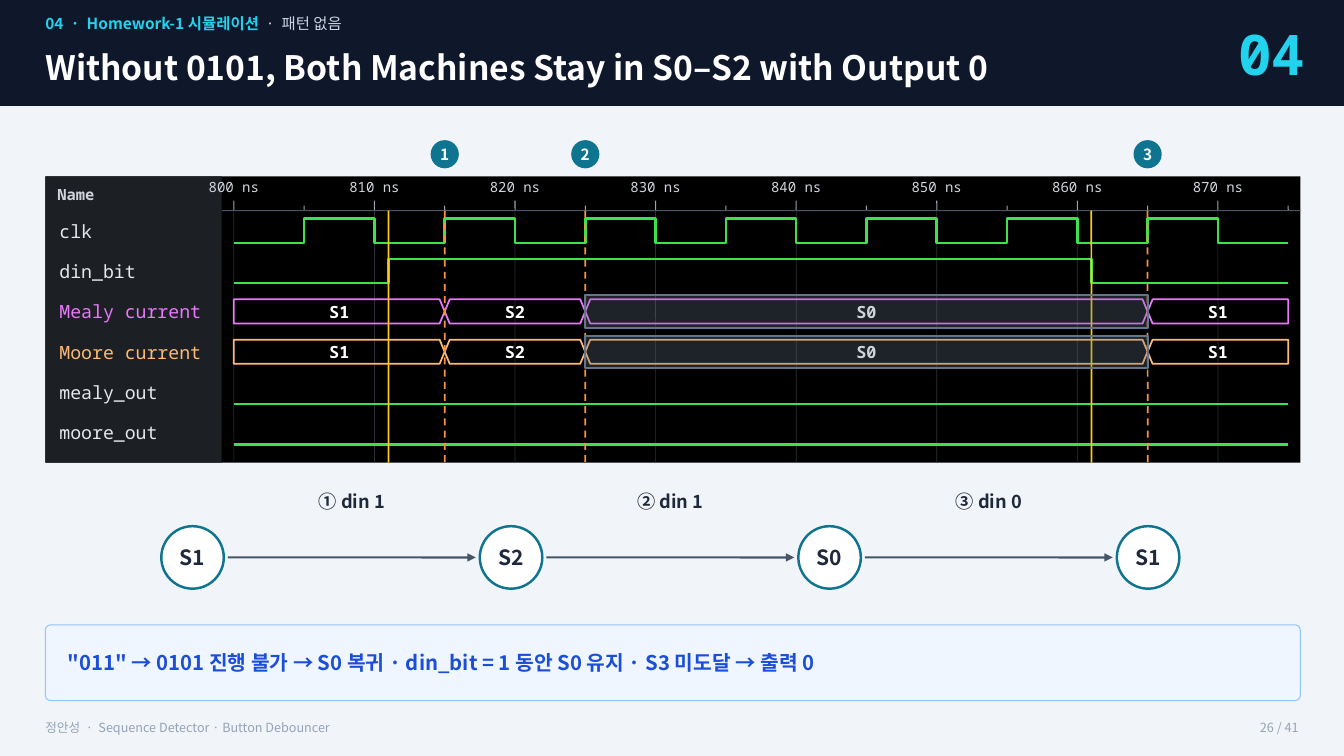
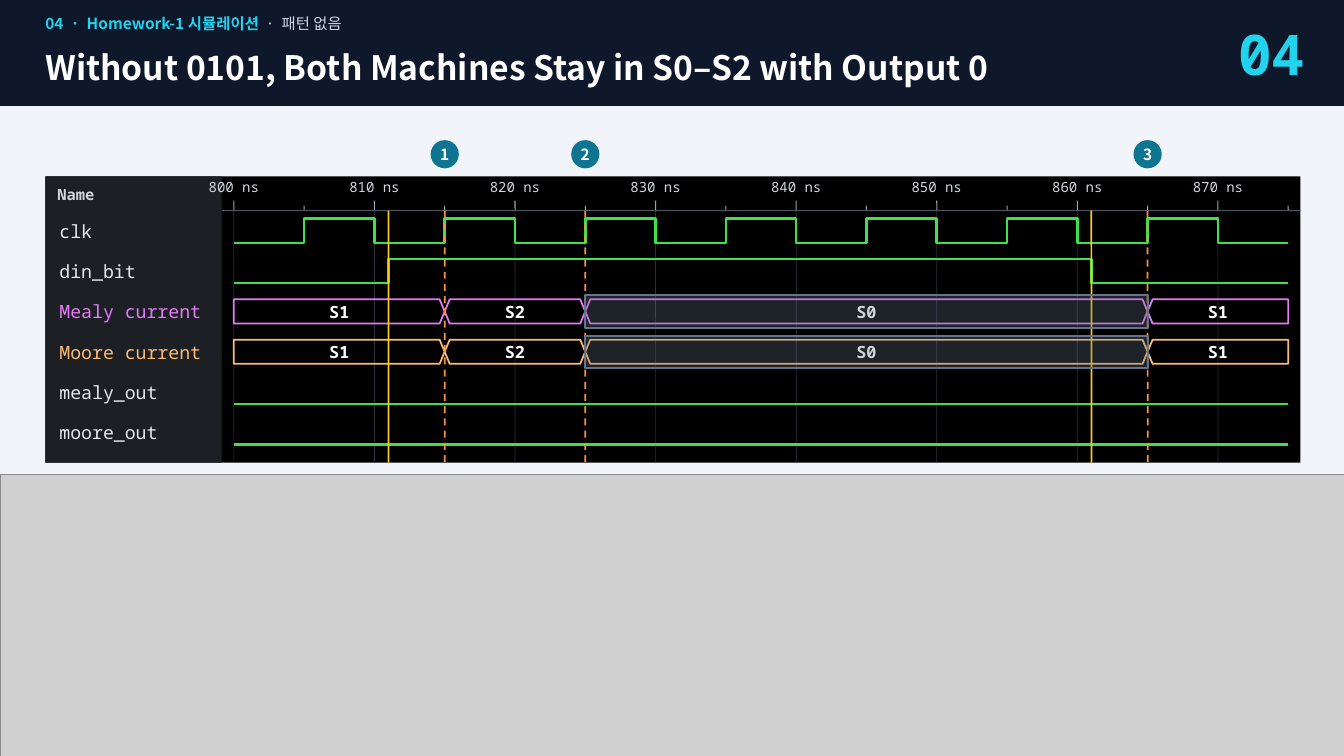
Before and after one commit to kimsacademy1234-max/System_Verilog, a slide deck: slide 19 of homework/1012_debouncer_project/Debouncer_FSM_정안성.pptx (slide 26 before the commit). Drawn at 1344x756 pixels with LibreOffice and Linux fonts; fonts in the diff are those of the drawing; grey boxes stand for pictures. Boxes give left, top, right and bottom in pixels: in the first picture for what was removed or moved away, otherwise in the second. Text is boxed around its words. In the diff, an @@ line names an element or a change of style, - is before the commit and + after.

```diff
--- a/homework/1012_debouncer_project/Debouncer_FSM_정안성.pptx
+++ b/homework/1012_debouncer_project/Debouncer_FSM_정안성.pptx
@@ picture added at [1, 475, 1344, 756] @@
@@ text removed at [319, 492, 385, 510] @@
-① din 1
@@ text removed at [637, 492, 704, 510] @@
-② din 1
@@ text removed at [956, 492, 1022, 510] @@
-③ din 0
@@ ellipse removed at [161, 526, 224, 589] @@
@@ ellipse removed at [480, 526, 542, 589] @@
@@ ellipse removed at [799, 526, 861, 589] @@
@@ ellipse removed at [1117, 526, 1180, 589] @@
@@ text removed at [180, 549, 205, 566] @@
-S1
@@ arrow removed from (228, 558) to (476, 558) @@
@@ text removed at [498, 549, 523, 566] @@
-S2
@@ arrow removed from (546, 558) to (795, 558) @@
@@ text removed at [817, 549, 842, 566] @@
-S0
@@ arrow removed from (865, 558) to (1113, 558) @@
@@ text removed at [1135, 549, 1160, 566] @@
-S1
@@ rounded rectangle removed at [45, 625, 1301, 701] @@
@@ text removed at [68, 653, 814, 673] @@
-"011" → 0101 진행 불가 → S0 복귀 · din_bit = 1 동안 S0 유지 · S3 미도달 → 출력 0
@@ text removed at [45, 722, 329, 735] @@
-정안성 · Sequence Detector · Button Debouncer
@@ text removed at [1260, 723, 1299, 732] @@
-26 / 41
```
Also in this commit, not shown: 7 other slides changed, 7 slides removed, 5 other files.
